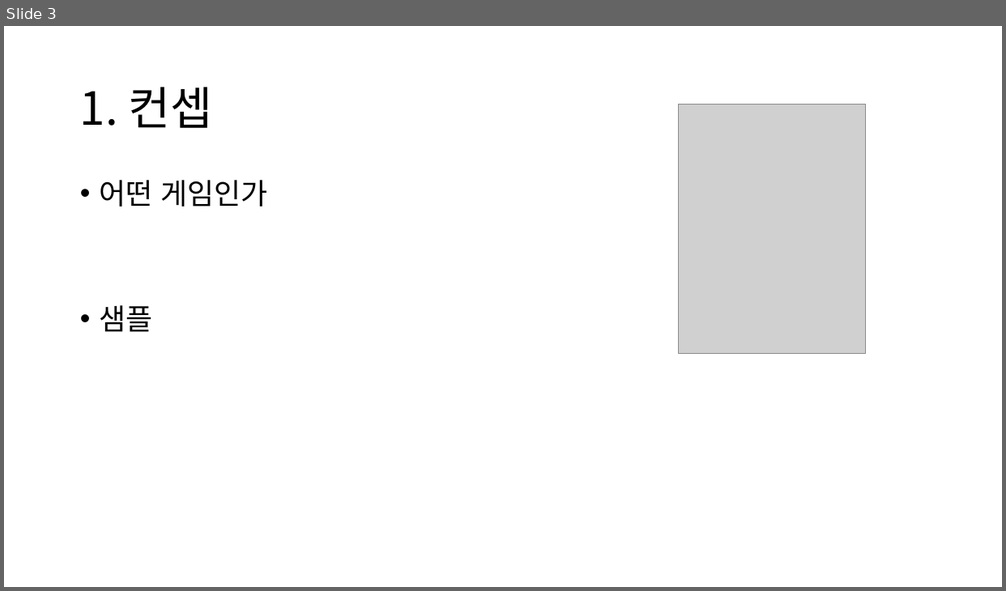
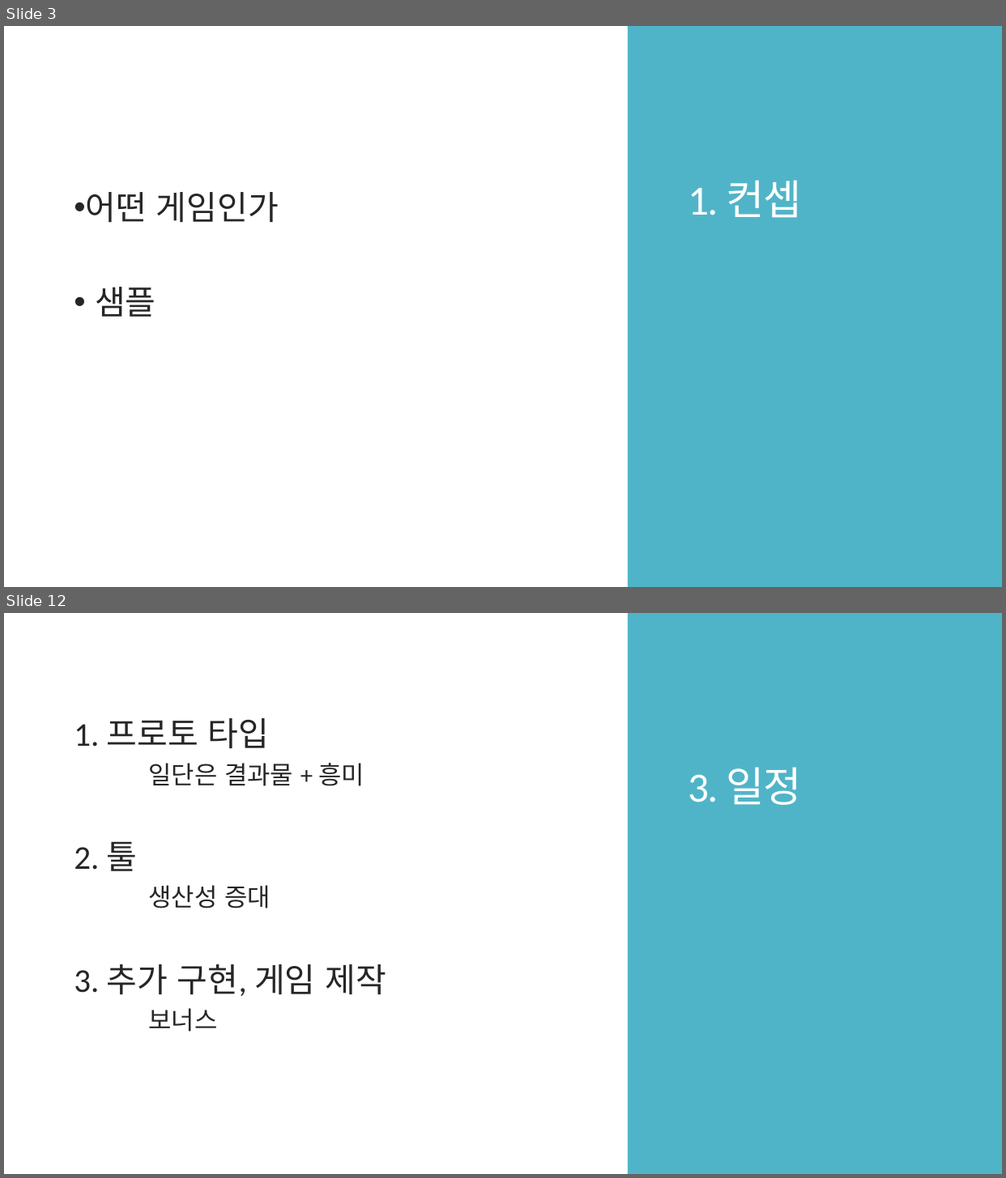
Before and after one commit to Niiok/inha_2021, a slide deck: RollBall/roll_ball.pptx. Shown one above the other, each under a label of ours: slide 3 before the commit, slides 3 and 12 after it; the slides between them are not shown. The pictures are 1006x591 and 1006x1178 pixels, drawn with LibreOffice and Linux fonts; fonts in the diff are those of the drawing; grey boxes stand for pictures. Boxes give left, top, right and bottom in pixels: in the first picture for what was removed or moved away, otherwise in the second. Text is boxed around its words. In the diff, an @@ line names an element or a change of style, - is before the commit and + after.

```diff
--- a/RollBall/roll_ball.pptx
+++ b/RollBall/roll_ball.pptx
@@ slide 12 added at (x1=4, y1=613, x2=1002, y2=1174), background #FFFFFF; not listed: 1 template element that a slide beside it also shows @@
@@ text added at (x1=74, y1=718, x2=386, y2=1032), 32 pt, text #262626 @@
+1. 프로토 타입
+일단은 결과물 + 흥미
+2. 툴
+생산성 증대
+3. 추가 구현, 게임 제작
+보너스
@@ title added at (x1=688, y1=767, x2=802, y2=805), 40 pt, text #FFFFFF @@
+3. 일정
@@ slide 3 changed as well @@
@@ rectangle added at (x1=628, y1=26, x2=1002, y2=587), fill #50B4C8 @@
@@ title "1. 컨셉" moved from (x1=80, y1=87, x2=213, y2=128) to (x1=688, y1=180, x2=802, y2=218) @@
@@ title "1. 컨셉" at (x1=688, y1=180, x2=802, y2=218): size 44 to 40 pt, font Noto Sans CJK KR to Calibri, text colour #000000 to #FFFFFF, letter spacing 0 to -1.2 pt; line spacing 0.9 to 0.85; vertical alignment middle to bottom @@
@@ text "어떤 게임인가" moved from (x1=99, y1=180, x2=267, y2=332) to (x1=86, y1=192, x2=279, y2=317) @@
@@ text "어떤 게임인가" at (x1=86, y1=192, x2=279, y2=317): size 28 to 32 pt, font Noto Sans CJK KR to Calibri, text colour #000000 to #262626; indent changed; line spacing 0.9 to 0.85; more space between paragraphs @@
@@ picture removed at (x1=679, y1=104, x2=866, y2=353) @@
```
Also in this commit, not shown: 5 other slides changed, 9 other slides added, 1 slide removed.
